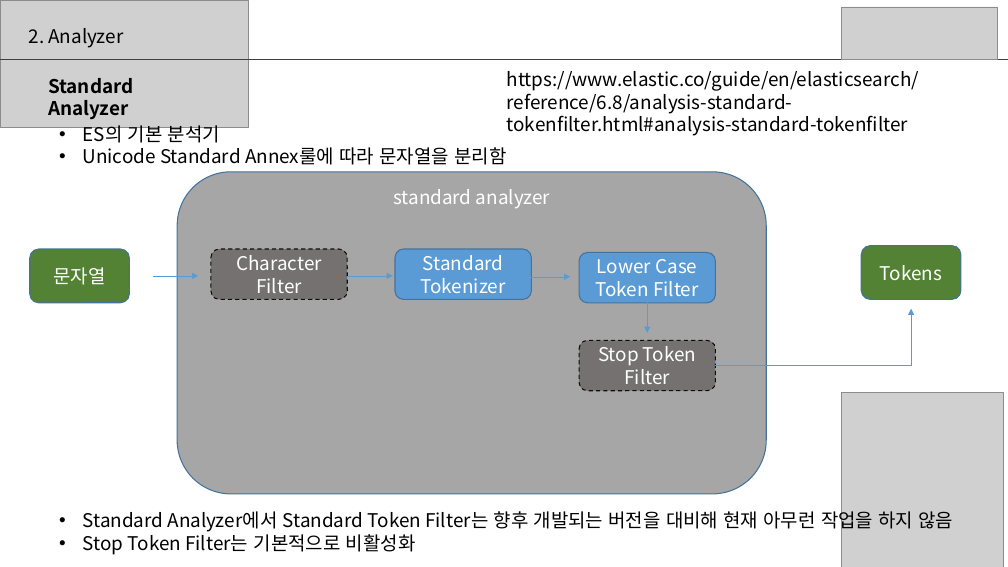
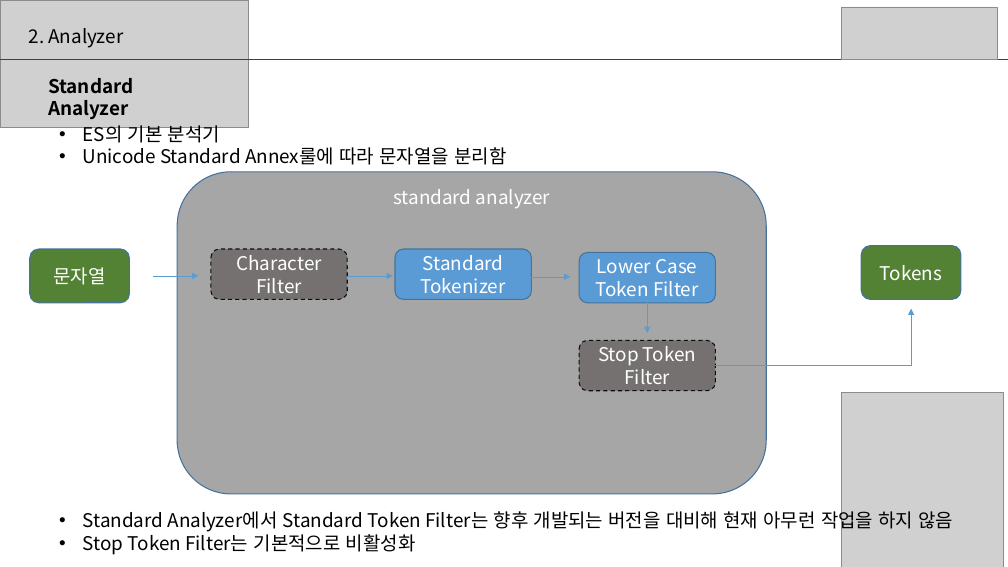
Before and after one commit to sup2is/dev-note, a slide deck: slide 8 of study/elasticsearch/Elasticsearch스터디3주차자료.pptx. Drawn at 1008x567 pixels with LibreOffice and Linux fonts; fonts in the diff are those of the drawing; grey boxes stand for pictures. Boxes give left, top, right and bottom in pixels: in the first picture for what was removed or moved away, otherwise in the second. Text is boxed around its words. In the diff, an @@ line names an element or a change of style, - is before the commit and + after.

```diff
--- a/study/elasticsearch/Elasticsearch스터디3주차자료.pptx
+++ b/study/elasticsearch/Elasticsearch스터디3주차자료.pptx
@@ text removed at bbox=[507, 71, 919, 136] @@
-https://www.elastic.co/guide/en/elasticsearch/reference/6.8/analysis-standard-tokenfilter.html#analysis-standard-tokenfilter
```
Also in this commit, not shown: 1 slide added.
